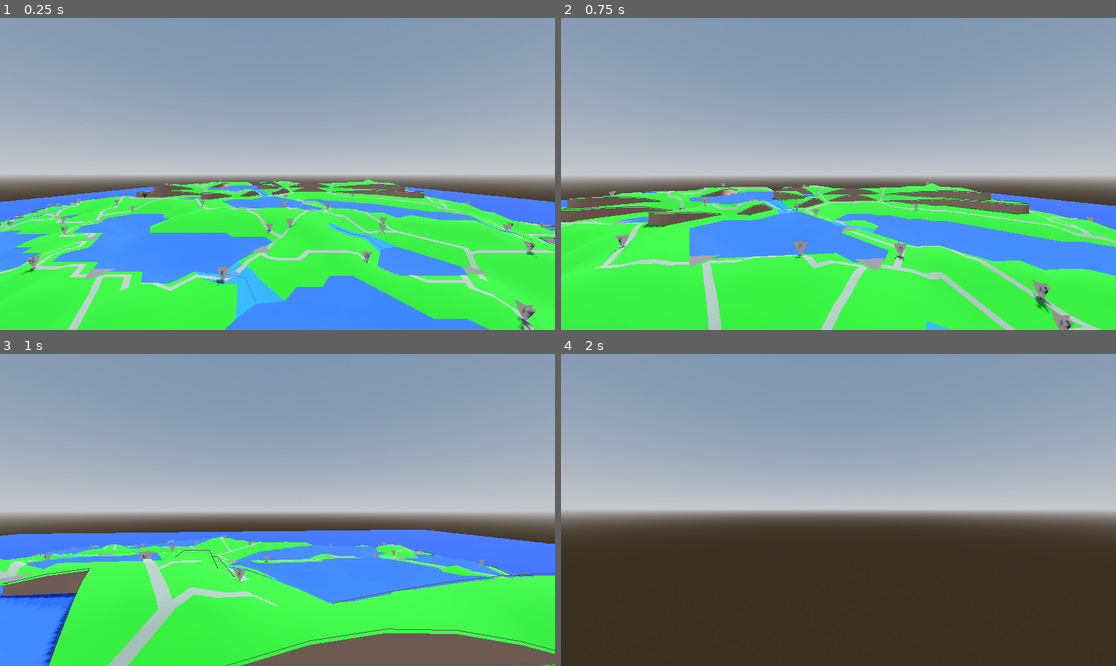
Above: before the commit, frames 1-4 (two rows, left to right).
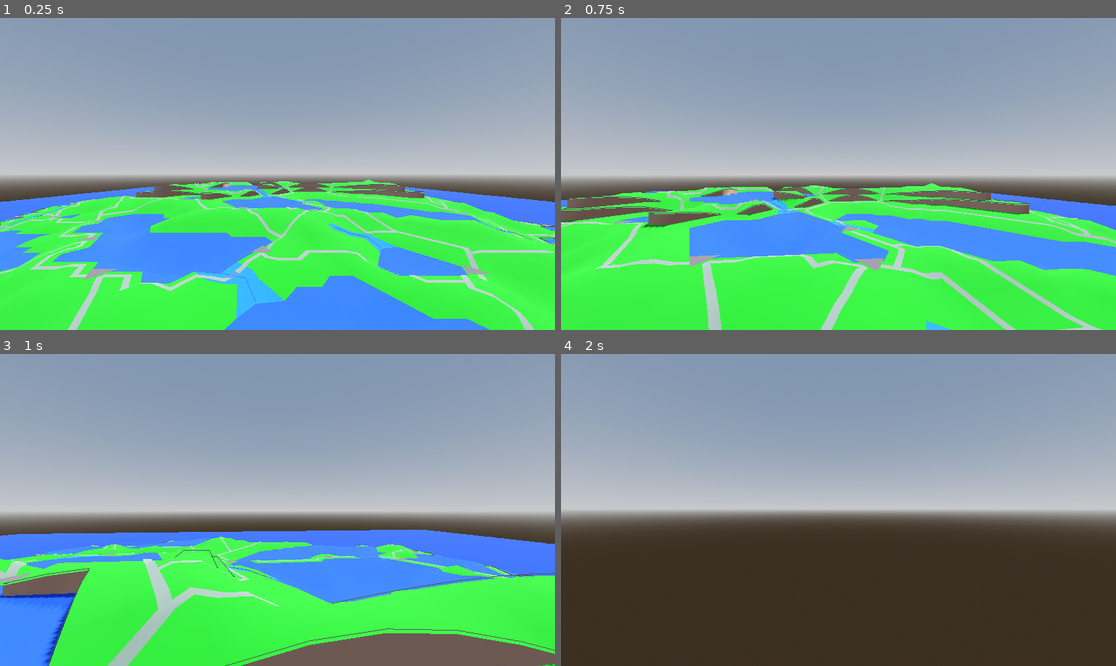
Above: after the commit, the same moments.

Repository: MichaelReel/Faster-Island-Generation
Game: Godot game, scene res://Main.tscn
The game is run twice, just before and just after one commit, with the same random seed, the same clock (stepped at 60 frames per second) and the same inputs.
Inputs (mouse positions are in pixels of both pictures, inside the frame that each line leads up to):
- Up to frame 1 (0.25 s): no input
- Up to frame 2 (0.75 s): tap Enter at 0.5 s; move the mouse to (866, 174) at 0.52 s; hold W (forward) from 0.53 s (still down)
- Up to frame 3 (1 s): keep holding W (forward)
- Up to frame 4 (2 s): keep holding W (forward); move the mouse to (810, 510) at 1.27 s

The runs differ from the first frame. In frame 1, 0.7% of the frame differs, in the area x 1-100%, y 51-100%; in frame 2, 0.6%; in frame 3, 0.2%; in frame 4, nothing differs.

Commit message:
Moved around some line drawing.

Diff:
--- a/Main.tscn
+++ b/Main.tscn
@@ -48,7 +48,7 @@
 shadow_enabled = true
 
 [node name="GeneratedIsland" parent="." instance=ExtResource("1_77t7i")]
-editor_display = 3
+editor_display = 2
 bounds_side = 100.0
 island_cell_count = 6000
 max_cliff_height = 0.6
--- a/island/generation/civil/CivilManager.gd
+++ b/island/generation/civil/CivilManager.gd
@@ -12,7 +12,6 @@
 var _road_layer: RoadLayer
 var _settlements_mesh: SettlementsMesh
 var _roads_mesh: RoadsMesh
-var _debug_road_mesh: DebugRoadMesh
 
 func _init(
 	grid_manager: GridManager,
@@ -67,24 +66,15 @@
 		material_lib,
 	)
 
-	_debug_road_mesh = DebugRoadMesh.new(
-		_grid_manager.get_tri_cell_layer(),
-		_height_manager.get_height_layer(),
-		_road_layer,
-		material_lib,
-	)
-
 func perform() -> void:
 	emit_signal("percent_complete", self, 0.0)
 	_settlement_layer.perform()
-	emit_signal("percent_complete", self, 20.0)
+	emit_signal("percent_complete", self, 25.0)
 	_road_layer.perform()
-	emit_signal("percent_complete", self, 40.0)
+	emit_signal("percent_complete", self, 50.0)
 	_settlements_mesh.perform()
-	emit_signal("percent_complete", self, 60.0)
+	emit_signal("percent_complete", self, 75.0)
 	_roads_mesh.perform()
-	emit_signal("percent_complete", self, 80.0)
-	_debug_road_mesh.perform()
 	emit_signal("percent_complete", self, 100.0)
 
 func get_progess_step() -> GlobalStageProgressStep:
@@ -97,7 +87,6 @@
 	return {
 		"settlements": _settlements_mesh,
 		"roads": _roads_mesh,
-		"debug": _debug_road_mesh,
 	}
 
 func get_settlement_layer() -> SettlementLayer:
--- a/island/generation/civil/mesh/DebugRoadMesh.gd
+++ /dev/null
@@ -1,52 +0,0 @@
-class_name DebugRoadMesh
-extends ArrayMesh
-
-const _MARKER_SIZE: float = 0.5
-
-var _tri_cell_layer: TriCellLayer
-var _height_layer: HeightLayer
-var _road_layer: RoadLayer
-var _material_lib: MaterialLib
-
-func _init(
-	tri_cell_layer: TriCellLayer,
-	height_layer: HeightLayer,
-	road_layer: RoadLayer,
-	material_lib: MaterialLib
-) -> void:
-	_height_layer = height_layer
-	_road_layer = road_layer
-	_tri_cell_layer = tri_cell_layer
-	_material_lib = material_lib
-
-func perform() -> void:
-	var surface_tool: SurfaceTool = SurfaceTool.new()
-	surface_tool.begin(Mesh.PRIMITIVE_TRIANGLES)
-	var material: Material = _material_lib.get_material("settlement")
-	surface_tool.set_material(material)
-
-	for pos in _road_layer.get_road_mid_point_vector3s():
-		_add_mid_point_marker_debug_to_mesh(surface_tool, pos, _MARKER_SIZE)
-
-	surface_tool.generate_normals()
-	surface_tool.commit(self)
-
-func _add_mid_point_marker_debug_to_mesh(surface_tool: SurfaceTool, pos: Vector3, size: float) -> void:
-	var vertices: Array[PackedVector3Array] = [
-		PackedVector3Array([
-			pos,
-			pos + (Vector3.UP * size) + (Vector3.LEFT * size * 0.5),
-			pos + (Vector3.UP * size) + (Vector3.RIGHT * size * 0.5),
-		]),
-		PackedVector3Array([
-			pos,
-			pos + (Vector3.UP * size) + (Vector3.FORWARD * size * 0.5),
-			pos + (Vector3.UP * size) + (Vector3.BACK * size * 0.5),
-		]),
-	]
-
-	for poly in vertices:
-		for _i in range(2):
-			for vertex in poly:
-				surface_tool.add_vertex(vertex)
-			poly.reverse()
--- a/island/generation/height/HeightManager.gd
+++ b/island/generation/height/HeightManager.gd
@@ -6,7 +6,6 @@
 var _lake_manager: LakeManager
 var _height_layer: HeightLayer
 var _height_mesh: HeightMesh
-var _coast_line_mesh: CoastLineMesh
 var _rng := RandomNumberGenerator.new()
 
 func _init(
@@ -39,19 +38,12 @@
 		_height_layer,
 		material_lib
 	)
-	_coast_line_mesh = CoastLineMesh.new(
-		_grid_manager.get_tri_cell_layer(),
-		_outline_manager.get_region_cell_layer(),
-		_height_layer,
-	)
 
 func perform() -> void:
 	emit_signal("percent_complete", self, 0.0)
 	_height_layer.perform()
-	emit_signal("percent_complete", self, 33.3)
+	emit_signal("percent_complete", self, 50.0)
 	_height_mesh.perform()
-	emit_signal("percent_complete", self, 66.6)
-	_coast_line_mesh.perform()
 	emit_signal("percent_complete", self, 100.0)
 
 func get_progess_step() -> GlobalStageProgressStep:
@@ -63,7 +55,6 @@
 func get_mesh_dict() -> Dictionary:
 	return {
 		"terrain": _height_mesh,
-		"coast_line": _coast_line_mesh,
 	}
 
 func get_height_layer() -> HeightLayer:
--- a/island/generation/height/mesh/CoastLineMesh.gd
+++ /dev/null
@@ -1,32 +0,0 @@
-class_name CoastLineMesh
-extends ArrayMesh
-"""
-Mesh for height map portion of the island generation
-"""
-
-var _tri_cell_layer: TriCellLayer
-var _region_cell_layer: RegionCellLayer
-var _height_layer: HeightLayer
-
-func _init(
-	tri_cell_layer: TriCellLayer,
-	regional_cell_layer: RegionCellLayer,
-	height_layer: HeightLayer,
-) -> void:
-	_tri_cell_layer = tri_cell_layer
-	_region_cell_layer = regional_cell_layer
-	_height_layer = height_layer
-
-func perform() -> void:
-	var surface_tool: SurfaceTool = SurfaceTool.new()
-	surface_tool.begin(Mesh.PRIMITIVE_LINES)
-
-	var point_indices: PackedInt32Array = _height_layer._sealevel_point_indices
-	var point_connections: Dictionary = _region_cell_layer.get_valid_adjacent_point_indices_from_list(point_indices)
-
-	for point_index in point_indices:
-		for other_point_index in point_connections[point_index]:
-			surface_tool.add_vertex(_tri_cell_layer.get_point_as_vector3(point_index, 0.05))
-			surface_tool.add_vertex(_tri_cell_layer.get_point_as_vector3(other_point_index, 0.05))
-
-	surface_tool.commit(self)
--- a/island/generation/lakes/mesh/LakeOutlineMesh.gd
+++ b/island/generation/lakes/mesh/LakeOutlineMesh.gd
@@ -1,7 +1,7 @@
 class_name LakeOutlineMesh
 extends ArrayMesh
 """
-Mesh for height map portion of the island generation
+Line mesh for base outline of lakes
 """
 
 var _tri_cell_layer: TriCellLayer
--- a/island/generation/region/OutlineManager.gd
+++ b/island/generation/region/OutlineManager.gd
@@ -5,6 +5,7 @@
 var _island_cell_limit: int
 var _region_cell_layer: RegionCellLayer
 var _island_outline_layer: IslandOutlineLayer
+var _island_debug_mesh: IslandDebugMesh
 var _island_outline_mesh: IslandOutlineMesh
 var _rng := RandomNumberGenerator.new()
 
@@ -17,16 +18,22 @@
 	_island_outline_layer = IslandOutlineLayer.new(
 		_grid_manager.get_tri_cell_layer(), _region_cell_layer, _island_cell_limit, _rng.randi()
 	)
-	_island_outline_mesh = IslandOutlineMesh.new(
+	_island_debug_mesh = IslandDebugMesh.new(
 		_grid_manager.get_tri_cell_layer(), _region_cell_layer, _island_outline_layer, material_lib
 	)
+	_island_outline_mesh = IslandOutlineMesh.new(
+		_grid_manager.get_tri_cell_layer(), _region_cell_layer, _island_outline_layer
+	)
+
 
 func perform() -> void:
 	emit_signal("percent_complete", self, 0.0)
 	_region_cell_layer.perform()
-	emit_signal("percent_complete", self, 33.3)
+	emit_signal("percent_complete", self, 25.0)
 	_island_outline_layer.perform()
-	emit_signal("percent_complete", self, 66.6)
+	emit_signal("percent_complete", self, 50.0)
+	_island_debug_mesh.perform()
+	emit_signal("percent_complete", self, 75.0)
 	_island_outline_mesh.perform()
 	emit_signal("percent_complete", self, 100.0)
 
@@ -38,7 +45,8 @@
 
 func get_mesh_dict() -> Dictionary:
 	return {
-		"terrain": _island_outline_mesh
+		"terrain": _island_debug_mesh,
+		"island_outline": _island_outline_mesh,
 	}
 
 func get_region_cell_layer() -> RegionCellLayer:
--- a/island/generation/region/geometry/IslandOutlineLayer.gd
+++ b/island/generation/region/geometry/IslandOutlineLayer.gd
@@ -21,6 +21,7 @@
 	var start_triangle_index = _region_cell_layer.get_middle_triangle_index()
 	_region_cell_layer.add_cell_to_subregion_front(start_triangle_index, _island_region_index)
 	_expand_region_up_to_cell_count()
+	_region_cell_layer.identify_perimeter_points_for_region(_island_region_index)
 
 func get_island_region_index() -> int:
 	return _island_region_index
--- /dev/null
+++ b/island/generation/region/mesh/IslandDebugMesh.gd
@@ -0,0 +1,39 @@
+class_name IslandDebugMesh
+extends ArrayMesh
+
+var _tri_cell_layer: TriCellLayer
+var _region_cell_layer: RegionCellLayer
+var _material_lib: MaterialLib
+var _island_outline_layer: IslandOutlineLayer
+
+func _init(
+	tri_cell_layer: TriCellLayer, region_cell_layer: RegionCellLayer, island_outline_layer: IslandOutlineLayer, material_lib: MaterialLib
+) -> void:
+	_tri_cell_layer = tri_cell_layer
+	_region_cell_layer = region_cell_layer
+	_island_outline_layer = island_outline_layer
+	_material_lib = material_lib
+
+func perform() -> void:
+	var sub_surface_tool: SurfaceTool = SurfaceTool.new()
+	var ground_surface_tool: SurfaceTool = SurfaceTool.new()
+	sub_surface_tool.begin(Mesh.PRIMITIVE_TRIANGLES)
+	ground_surface_tool.begin(Mesh.PRIMITIVE_TRIANGLES)
+	sub_surface_tool.set_material(_material_lib.get_material("sub_water"))
+	ground_surface_tool.set_material(_material_lib.get_material("ground"))
+
+	for cell_index in range(_tri_cell_layer.get_total_cell_count()):
+		var surface_tool = sub_surface_tool
+
+		var region_index = _region_cell_layer.get_region_index_for_cell(cell_index)
+		if region_index == _island_outline_layer.get_island_region_index():
+			surface_tool = ground_surface_tool
+
+		var triangle_vertices = _tri_cell_layer.get_triangle_as_vector3_array_for_index(cell_index)
+		for vertex in triangle_vertices:
+			surface_tool.add_vertex(vertex)
+
+	sub_surface_tool.generate_normals()
+	ground_surface_tool.generate_normals()
+	sub_surface_tool.commit(self)
+	ground_surface_tool.commit(self)
--- a/island/generation/region/mesh/IslandOutlineMesh.gd
+++ b/island/generation/region/mesh/IslandOutlineMesh.gd
@@ -1,39 +1,33 @@
 class_name IslandOutlineMesh
 extends ArrayMesh
+"""
+Line mesh for outline of the island region
+"""
 
 var _tri_cell_layer: TriCellLayer
 var _region_cell_layer: RegionCellLayer
-var _material_lib: MaterialLib
 var _island_outline_layer: IslandOutlineLayer
 
 func _init(
-	tri_cell_layer: TriCellLayer, region_cell_layer: RegionCellLayer, island_outline_layer: IslandOutlineLayer, material_lib: MaterialLib
+	tri_cell_layer: TriCellLayer,
+	regional_cell_layer: RegionCellLayer,
+	island_outline_layer: IslandOutlineLayer,
 ) -> void:
 	_tri_cell_layer = tri_cell_layer
-	_region_cell_layer = region_cell_layer
+	_region_cell_layer = regional_cell_layer
 	_island_outline_layer = island_outline_layer
-	_material_lib = material_lib
 
 func perform() -> void:
-	var sub_surface_tool: SurfaceTool = SurfaceTool.new()
-	var ground_surface_tool: SurfaceTool = SurfaceTool.new()
-	sub_surface_tool.begin(Mesh.PRIMITIVE_TRIANGLES)
-	ground_surface_tool.begin(Mesh.PRIMITIVE_TRIANGLES)
-	sub_surface_tool.set_material(_material_lib.get_material("sub_water"))
-	ground_surface_tool.set_material(_material_lib.get_material("ground"))
+	var surface_tool: SurfaceTool = SurfaceTool.new()
+	surface_tool.begin(Mesh.PRIMITIVE_LINES)
 
-	for cell_index in range(_tri_cell_layer.get_total_cell_count()):
-		var surface_tool = sub_surface_tool
+	var island_ind: int = _island_outline_layer.get_island_region_index()
+	var point_indices: PackedInt32Array = _region_cell_layer.get_outer_perimeter_point_indices(island_ind)
+	var point_connections: Dictionary = _region_cell_layer.get_valid_adjacent_point_indices_from_list(point_indices)
 
-		var region_index = _region_cell_layer.get_region_index_for_cell(cell_index)
-		if region_index == _island_outline_layer.get_island_region_index():
-			surface_tool = ground_surface_tool
+	for point_index in point_indices:
+		for other_point_index in point_connections[point_index]:
+			surface_tool.add_vertex(_tri_cell_layer.get_point_as_vector3(point_index, 0.05))
+			surface_tool.add_vertex(_tri_cell_layer.get_point_as_vector3(other_point_index, 0.05))
 
-		var triangle_vertices = _tri_cell_layer.get_triangle_as_vector3_array_for_index(cell_index)
-		for vertex in triangle_vertices:
-			surface_tool.add_vertex(vertex)
-
-	sub_surface_tool.generate_normals()
-	ground_surface_tool.generate_normals()
-	sub_surface_tool.commit(self)
-	ground_surface_tool.commit(self)
+	surface_tool.commit(self)
